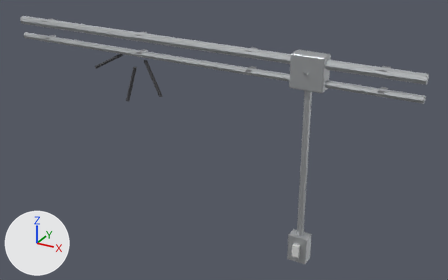
One commit to the FBX model unity/HorrorGame/Assets/Models/Dressing/Dress_Conduit_Wall.fbx: the scene before it, then after it.
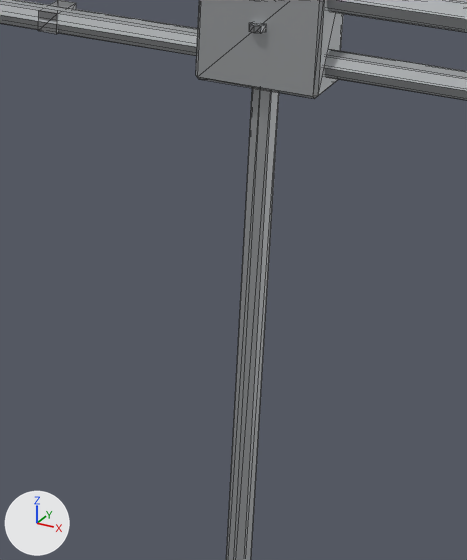
There are two pictures of each version: one whole from a camera (50 mm lens) standing at (1.74, -2.86, 3.36) and looking at (0.15, 0.03, 1.92), one close up on the part from 53% to 81% of the width and 24% to 79% of the height. The lights are fixed; the arrows at lower left show +X, +Y and +Z. The first two pictures are the older version. The close-ups show mesh edges as thin lines.

Script lines for the objects in view, before the commit:
```python
me_cylinder = bpy.data.meshes.new('Cylinder')
me_cylinder.from_pydata(...)  # 204 vertices, 336 faces; spans x -1.25..1.25, y -0.11..0.0, z 1.32..2.52
# faces by material slot: [140, 124, 12, 60]
me_cylinder.materials.append(mat_dress_galvanised)  # light grey #bfc2c5
me_cylinder.materials.append(mat_dress_steelbare)  # grey #b3b5b8
me_cylinder.materials.append(mat_dress_enamel)  # light grey #dadbda
me_cylinder.materials.append(mat_dress_rubber)  # dark grey #46464a
ob_dress_conduit_wall = bpy.data.objects.new('Dress_Conduit_Wall', me_cylinder)
ob_dress_conduit_wall.location = (0.0, 0.0, 0.0)
```
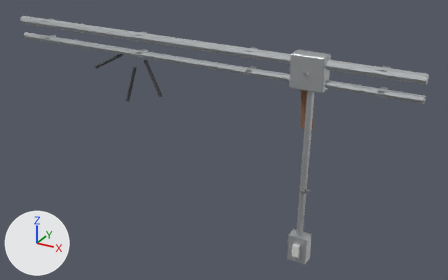
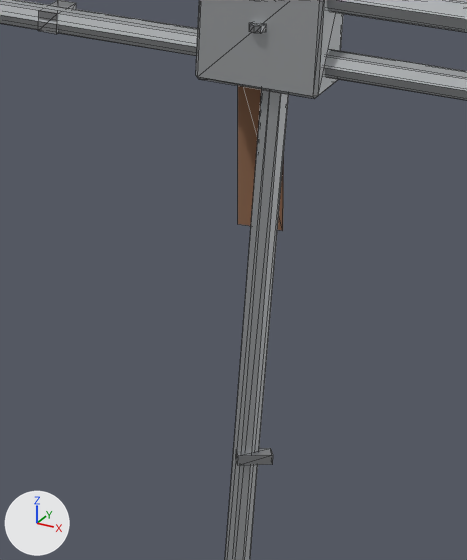
Diff of the bpy script that builds the scene:
```diff
--- a/unity/HorrorGame/Assets/Models/Dressing/Dress_Conduit_Wall.fbx.py
+++ b/unity/HorrorGame/Assets/Models/Dressing/Dress_Conduit_Wall.fbx.py
@@ mat_dress_rustheavy @@
+mat_dress_rustheavy = principled_material('Dress_RustHeavy')
+mat_dress_rustheavy.base_color = (0.262, 0.132, 0.072)  # brown #8c664c
+mat_dress_rustheavy.roughness = 0.95
@@ me_cylinder @@
 # used by ob_dress_conduit_wall; location = (0.0, 0.0, 0.0)
-me_cylinder.from_pydata(...)  # 204 vertices, 336 faces; spans x -1.25..1.25, y -0.11..0.0, z 1.32..2.52
+me_cylinder.from_pydata(...)  # 216 vertices, 350 faces; spans x -1.25..1.25, y -0.11..0.0, z 1.32..2.52
+# me_cylinder part 1
+# 2 vertices are removed from x 0.67..0.69, y -0.06..-0.03, z 2.43
+# 20 faces are deleted
+# 3 vertices in x 0.66..0.7, y -0.05..-0.03, z 2.43 move by (0.02, 0.0, 0.0)
+# 2 vertices move from x 0.67..0.69, y -0.06..-0.03, z 2.43 to x 0.71, y -0.07..-0.04, z 2.43
+# 6 vertices are added at (0.7, -0.07, 2.43), (0.68, -0.04, 2.43), (0.63, 0.0, 2.1), (0.7, 0.0, 2.1), (0.62, 0.0, 2.34), (0.69, 0.0, 2.34)
+# 20 new faces join them, mat_dress_galvanised (light grey #bfc2c5)
+# 2 new faces join them, mat_dress_rustheavy (brown #8c664c)
+# me_cylinder part 2
+# 8 vertices are added at x 0.67..0.73, y -0.08..-0.04, z 1.75..1.77
+# 12 new faces join them, mat_dress_steelbare (grey #b3b5b8)
 me_cylinder.materials.append(mat_dress_galvanised)
@@ me_cylinder @@
 me_cylinder.materials.append(mat_dress_rubber)
+me_cylinder.materials.append(mat_dress_rustheavy)  # brown #8c664c
```

Location of each change, (x1, y1, x2, y2) in pixels of the close-ups (467 x 560 px; the box of a moved part takes in the faces that stretch with it):
part 1 of me_cylinder, moved or reshaped: before (226, 88, 279, 560); after (225, 86, 289, 560)
part 2 of me_cylinder, added: after (236, 448, 273, 465)
